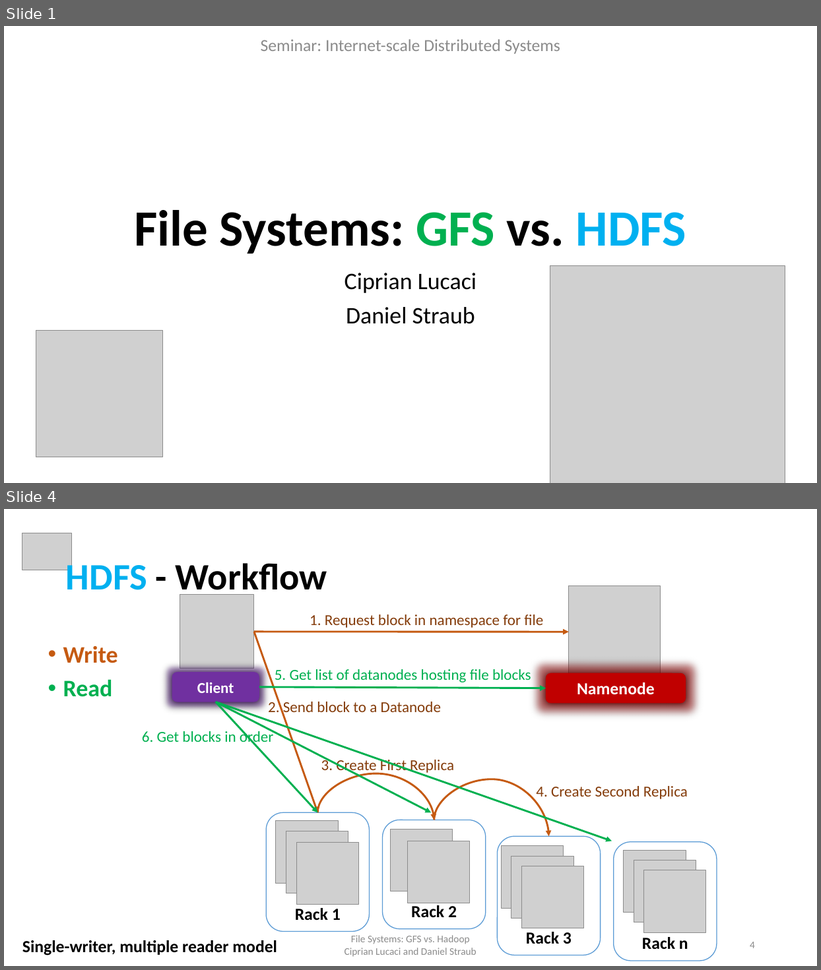
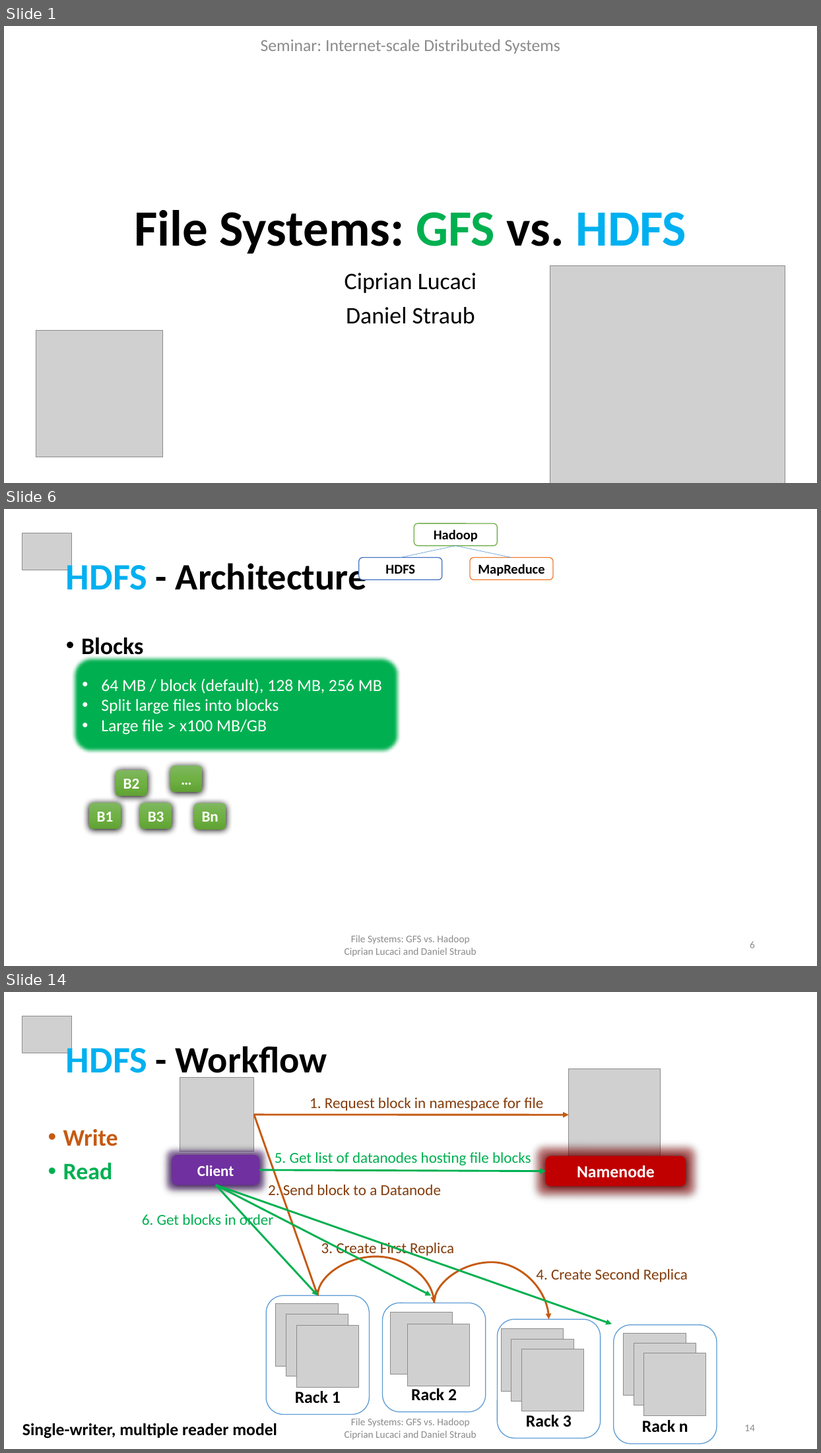
Before and after one commit to cipri7329/ss15-seminar, a slide deck: Presentation/DistributedFileSystems.pptx. Shown one above the other, each under a label of ours: slides 1 and 4 before the commit, slides 1, 6 and 14 after it; the slides between them are not shown. The pictures are 821x970 and 821x1453 pixels, drawn with LibreOffice and Linux fonts; fonts in the diff are those of the drawing; grey boxes stand for pictures; background and template pictures are left out. Boxes give left, top, right and bottom in pixels: in the first picture for what was removed or moved away, otherwise in the second. Text is boxed around its words. In the diff, an @@ line names an element or a change of style, - is before the commit and + after.

Commit message:
Finished GFS slides. Merged GFS and HDFS. Started with similarities.

```diff
--- a/Presentation/DistributedFileSystems.pptx
+++ b/Presentation/DistributedFileSystems.pptx
@@ slide 6 added at bbox=[4, 509, 817, 966], background #FFFFFF @@
@@ picture added at bbox=[22, 533, 71, 570] @@
@@ group added at bbox=[359, 524, 553, 580]: 3 rounded rectangles, 2 lines @@
+Hadoop
+HDFS
+MapReduce
@@ title added at bbox=[66, 558, 367, 590], 44 pt, text #000000, bold @@
+HDFS - Architecture
@@ text added at bbox=[81, 637, 143, 660], 28 pt, text #000000, bold @@
+• Blocks
@@ rounded rectangle added at bbox=[72, 656, 401, 755], fill #00B050, outline #43739E 1 pt, 20 pt, text #FFFFFF @@
+• 64 MB / block (default), 128 MB, 256 MB
+• Split large files into blocks
+• Large file > x100 MB/GB
@@ group added at bbox=[88, 766, 226, 829]: 5 rounded rectangles @@
+B1
+B2
+B3
+…
+Bn
@@ text added at bbox=[345, 935, 477, 956], 12 pt, text #8C8C8C @@
+File Systems: GFS vs. Hadoop
+Ciprian Lucaci and Daniel Straub
@@ page number added at bbox=[750, 941, 755, 949], 12 pt, text #8C8C8C @@
+6
@@ what was slide 4 is now slide 14 @@
@@ page number at bbox=[745, 1425, 755, 1432]: text changed @@
-4
+14
```
Also in this commit, not shown: 8 slides changed, 9 other slides added, 2 other files.
